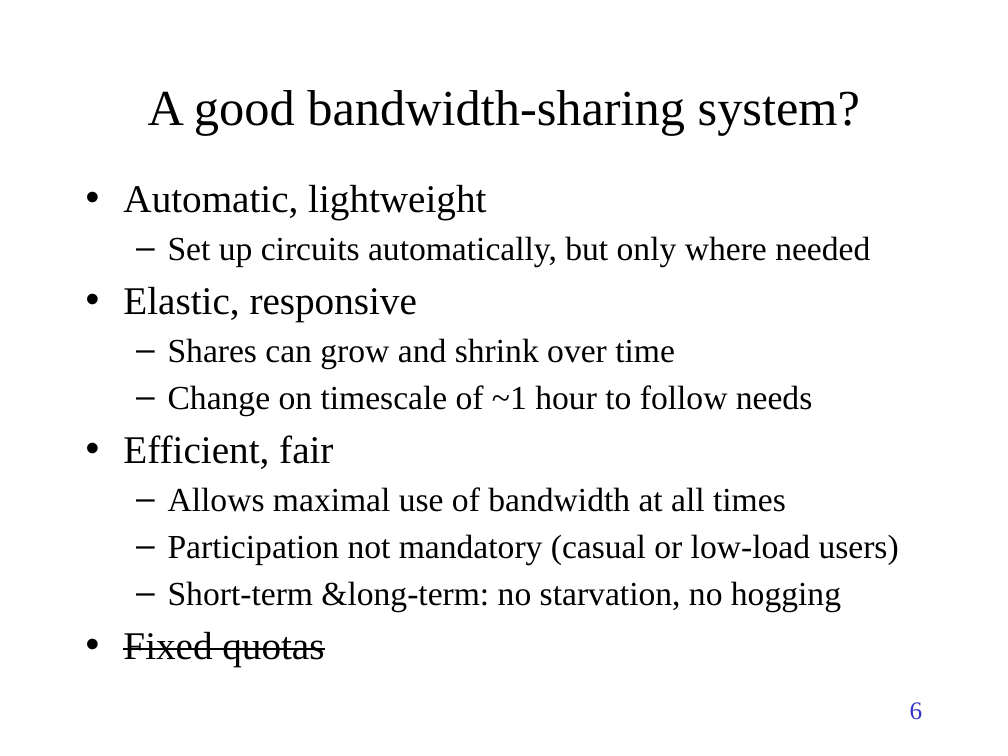
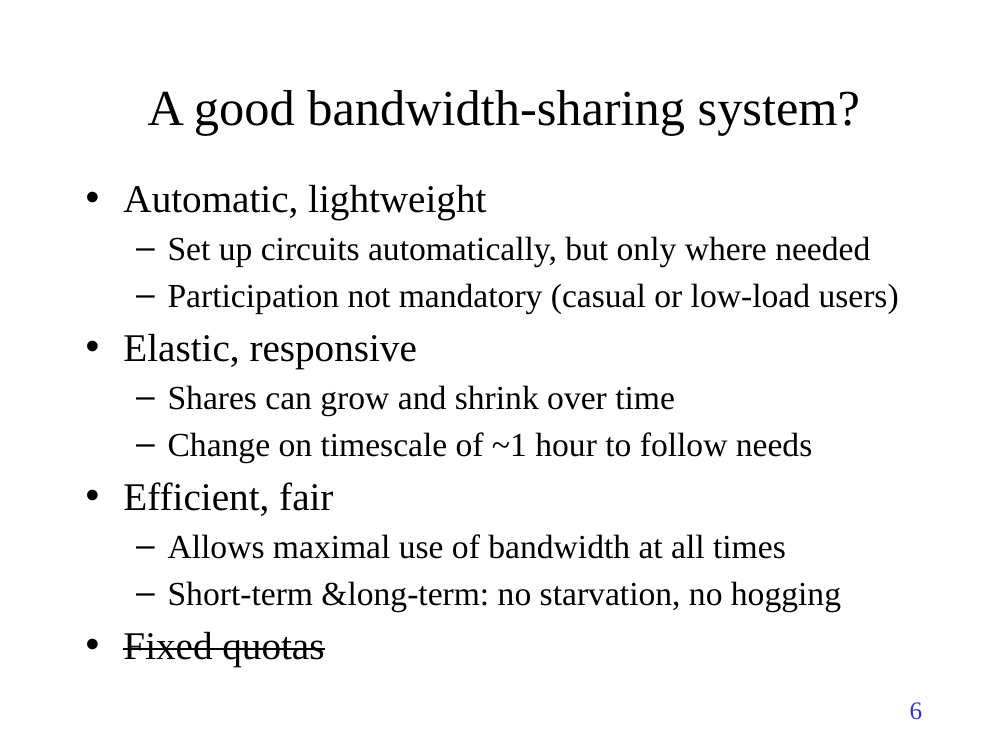
Before and after one commit to TonyWildish/P2P-Auction, a slide deck: slide 6 of Slides/PSP-2.pptx. Drawn at 1008x756 pixels with LibreOffice and Linux fonts; fonts in the diff are those of the drawing. Boxes give left, top, right and bottom in pixels: in the first picture for what was removed or moved away, otherwise in the second. Text is boxed around its words. In the diff, an @@ line names an element or a change of style, - is before the commit and + after.

```diff
--- a/Slides/PSP-2.pptx
+++ b/Slides/PSP-2.pptx
@@ text at (x1=168, y1=283, x2=899, y2=313): paragraph added @@
+  – Participation not mandatory (casual or low-load users)
@@ text at (x1=168, y1=534, x2=899, y2=564): paragraph removed @@
-  – Participation not mandatory (casual or low-load users)
```
Also in this commit, not shown: 4 other slides changed, 1 other file.
